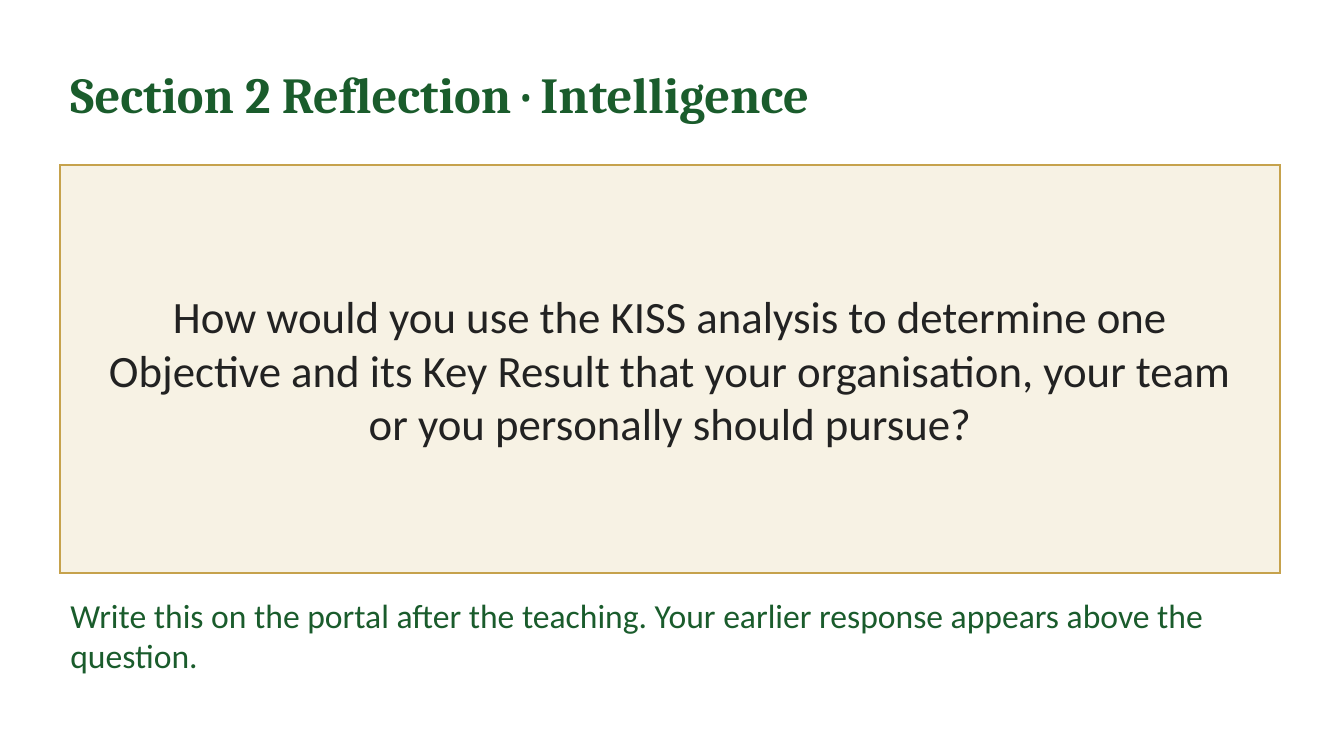
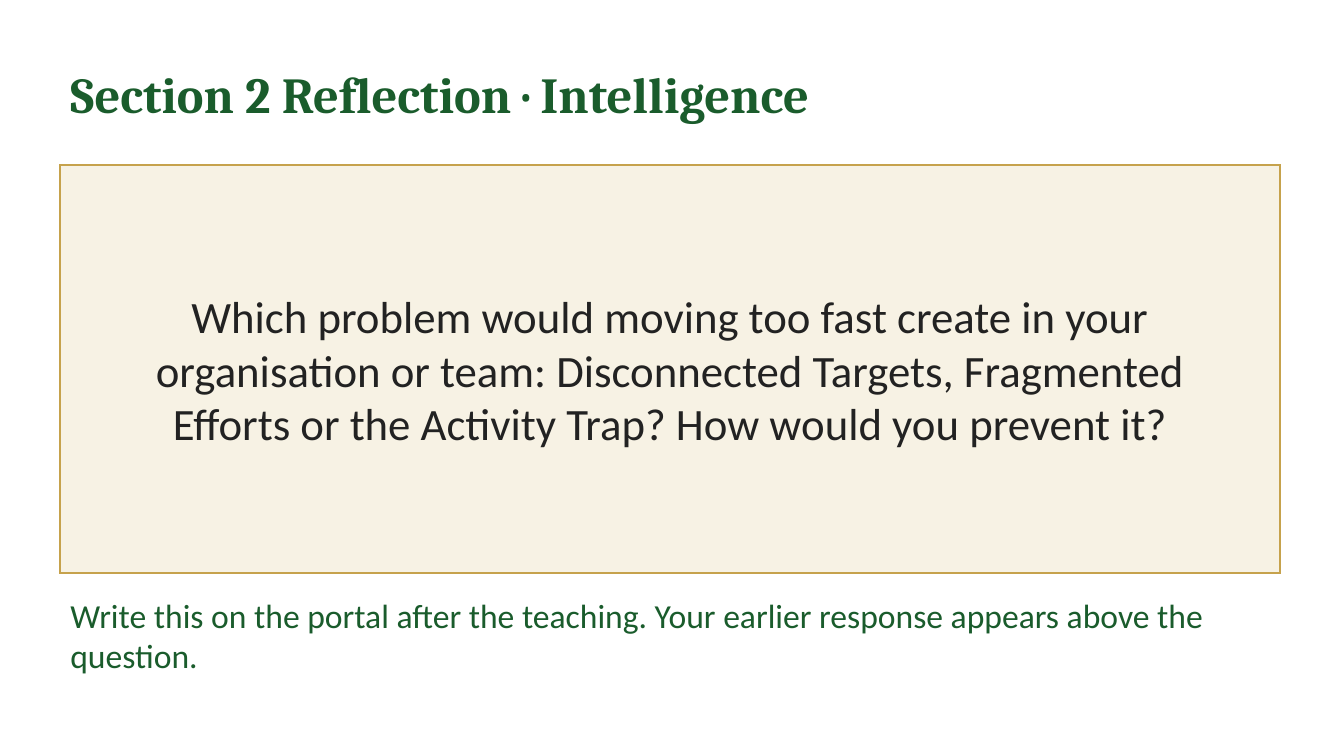
Before and after one commit to IBSL26/ibsl-platform, a slide deck: slide 24 of Unit decks/Unit 03 - SiP KISS Mapping & OKR Definition.pptx. Drawn at 1344x756 pixels with LibreOffice and Linux fonts; fonts in the diff are those of the drawing. Boxes give left, top, right and bottom in pixels: in the first picture for what was removed or moved away, otherwise in the second. Text is boxed around its words. In the diff, an @@ line names an element or a change of style, - is before the commit and + after.

```diff
--- a/Unit decks/Unit 03 - SiP KISS Mapping & OKR Definition.pptx
+++ b/Unit decks/Unit 03 - SiP KISS Mapping & OKR Definition.pptx
@@ text in rectangle at [156, 302, 1183, 448]: text changed @@
-How would you use the KISS analysis to determine one Objective and its Key Result that your organisation, your team or you personally should pursue?
+Which problem would moving too fast create in your organisation or team: Disconnected Targets, Fragmented Efforts or the Activity Trap? How would you prevent it?
```
Also in this commit, not shown: 1 other slide changed, 12 other files.
